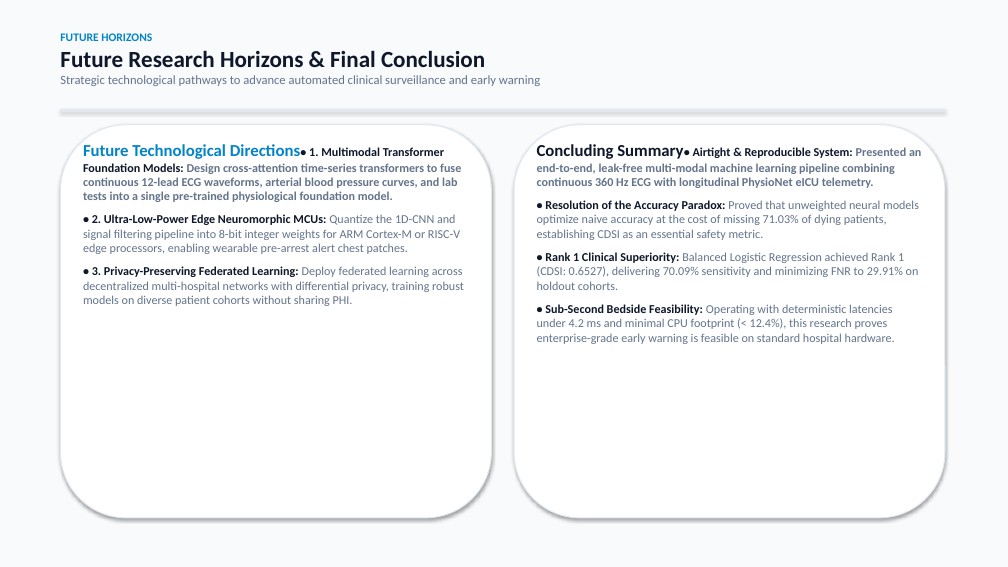
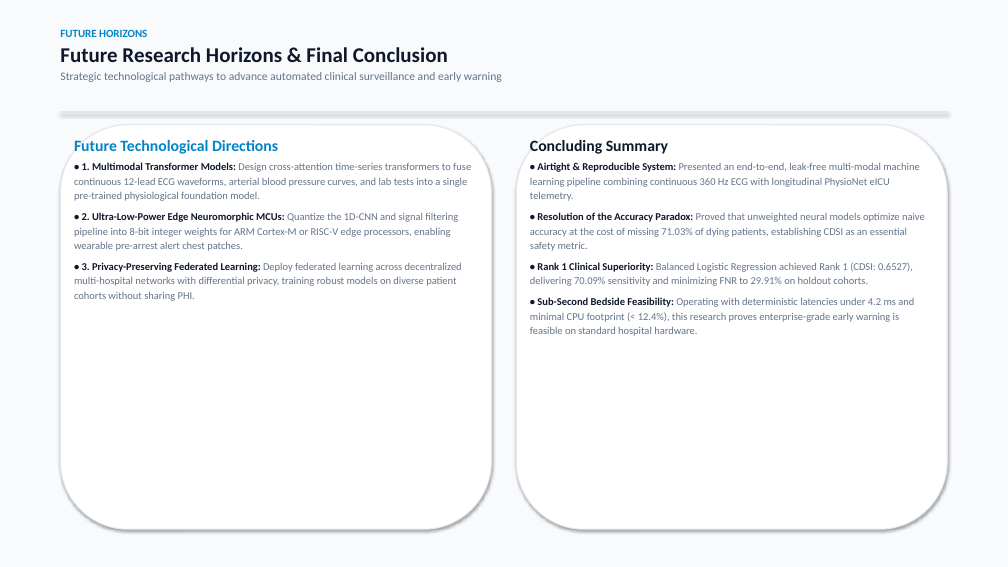
Before and after one commit to sajeevnetworksolutions-lgtm/Early-Detection-Cardiac-Arrest-ML, a slide deck: slide 25 of presentation/Early_Detection_of_Cardiac_Arrest_ML_Presentation.pptx. Drawn at 1008x567 pixels with LibreOffice and Linux fonts; fonts in the diff are those of the drawing. Boxes give left, top, right and bottom in pixels: in the first picture for what was removed or moved away, otherwise in the second. Text is boxed around its words. In the diff, an @@ line names an element or a change of style, - is before the commit and + after.

Commit message:
Fix text wrapping, bullet indentation, and card overlapping across all presentation slides

```diff
--- a/presentation/Early_Detection_of_Cardiac_Arrest_ML_Presentation.pptx
+++ b/presentation/Early_Detection_of_Cardiac_Arrest_ML_Presentation.pptx
@@ text "FUTURE HORIZONS" at (60,30,502,82): size 11 to 10.5 pt in "FUTURE HORIZONS"; size 22 to 20 pt in "Future Research Horizons & Final Conclusion"; size 12 to 11 pt in "Strategic technological pathways to advance automated clinic ..."; more space between paragraphs @@
@@ rounded rectangle: place and size @@
-rounded rectangle at (60,125,492,518)
+rounded rectangle at (60,125,492,529)
@@ text at (74,140,471,201): text changed; size 11.5 to 10 pt; bold off @@
-Future Technological Directions• 1. Multimodal Transformer Foundation Models: Design cross-attention time-series transformers to fuse continuous 12-lead ECG waveforms, arterial blood pressure curves, and lab tests into a single pre-trained physiological foundation model.
+Future Technological Directions
+• 1. Multimodal Transformer Models: Design cross-attention time-series transformers to fuse continuous 12-lead ECG waveforms, arterial blood pressure curves, and lab tests into a single pre-trained physiological foundation model.
@@ rounded rectangle: place and size @@
-rounded rectangle at (514,125,945,518)
+rounded rectangle at (516,125,948,529)
@@ text at (530,140,919,201): text changed; size 11.5 to 10 pt; bold off @@
-Concluding Summary• Airtight & Reproducible System: Presented an end-to-end, leak-free multi-modal machine learning pipeline combining continuous 360 Hz ECG with longitudinal PhysioNet eICU telemetry.
+Concluding Summary
+• Airtight & Reproducible System: Presented an end-to-end, leak-free multi-modal machine learning pipeline combining continuous 360 Hz ECG with longitudinal PhysioNet eICU telemetry.
@@ text at (74,212,462,301): size 11.5 to 10 pt in "• 2. Ultra-Low-Power Edge Neuromorphic MCUs: Quantize ...", "• 3. Privacy-Preserving Federated Learning: Deploy federated ..."; line spacing 1 to 1.15; less space between paragraphs @@
@@ text at (530,212,925,336): size 11.5 to 10 pt in "• Resolution of the Accuracy Paradox: Proved ...", "• Rank 1 Clinical Superiority: Balanced Logistic ...", "• Sub-Second Bedside Feasibility: Operating with determinist ..."; line spacing 1 to 1.15; less space between paragraphs @@
```
Also in this commit, not shown: 26 other slides changed, 1 other file.
